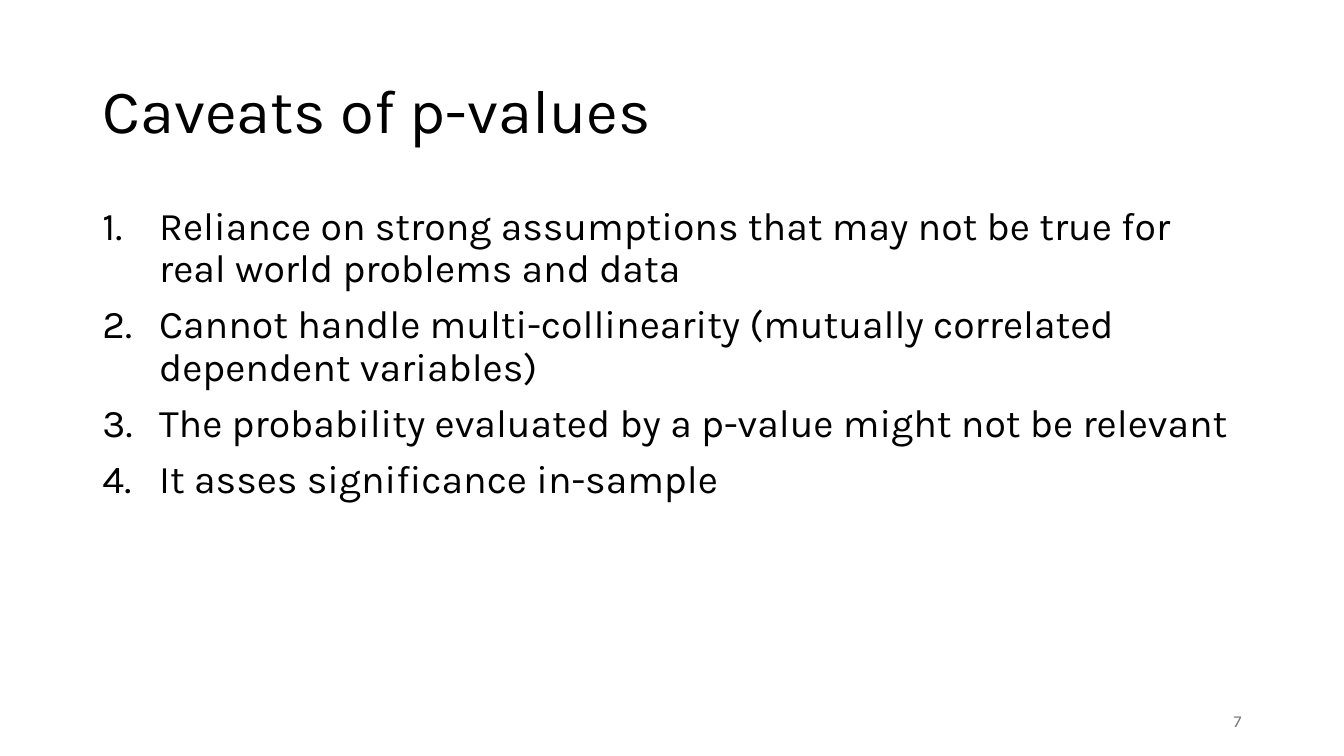
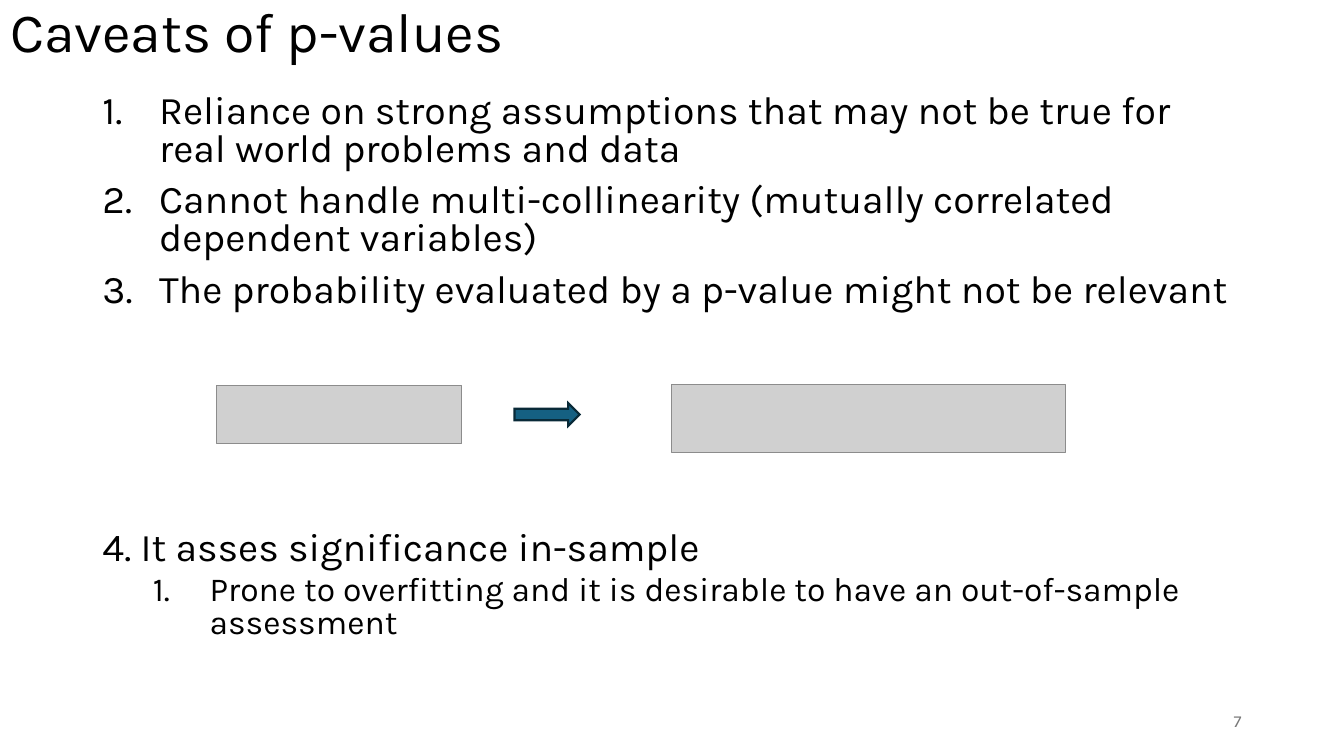
Before and after one commit to omroot/d2l_pytorch, a slide deck: slide 7 of mylearnings/mylecturenotes/ML4AM_Ch6_FeatureImportance.pptx. Drawn at 1344x756 pixels with LibreOffice and Linux fonts; fonts in the diff are those of the drawing; grey boxes stand for pictures. Boxes give left, top, right and bottom in pixels: in the first picture for what was removed or moved away, otherwise in the second. Text is boxed around its words. In the diff, an @@ line names an element or a change of style, - is before the commit and + after.

Commit message:
ch6

```diff
--- a/mylearnings/mylecturenotes/ML4AM_Ch6_FeatureImportance.pptx
+++ b/mylearnings/mylecturenotes/ML4AM_Ch6_FeatureImportance.pptx
@@ title "Caveats of p-values": place and size @@
-title "Caveats of p-values" at (102, 90, 651, 148)
+title "Caveats of p-values" at (10, 14, 504, 65)
@@ title "Caveats of p-values" at (10, 14, 504, 65): size 44 to 39.6 pt @@
@@ text "Reliance on strong assumptions that ...": place and size @@
-text "Reliance on strong assumptions that ..." at (159, 213, 1228, 503)
+text "Reliance on strong assumptions that ..." at (102, 97, 1228, 635)
@@ text at (159, 97, 1228, 313): line spacing 0.9 to 0.8 @@
@@ picture added at (217, 385, 462, 444) @@
@@ picture added at (673, 385, 1066, 453) @@
@@ right arrow added at (514, 403, 580, 426), fill #156082, outline #092A39 1.5 pt @@
@@ text at (102, 534, 1179, 635): text changed; size 28 to 24 pt @@
-4. It asses significance in-sample
+4. It asses significance in-sample
+  1. Prone to overfitting and it is desirable to have an out-of-sample assessment
```
Also in this commit, not shown: 9 other slides changed, 2 slides added.
